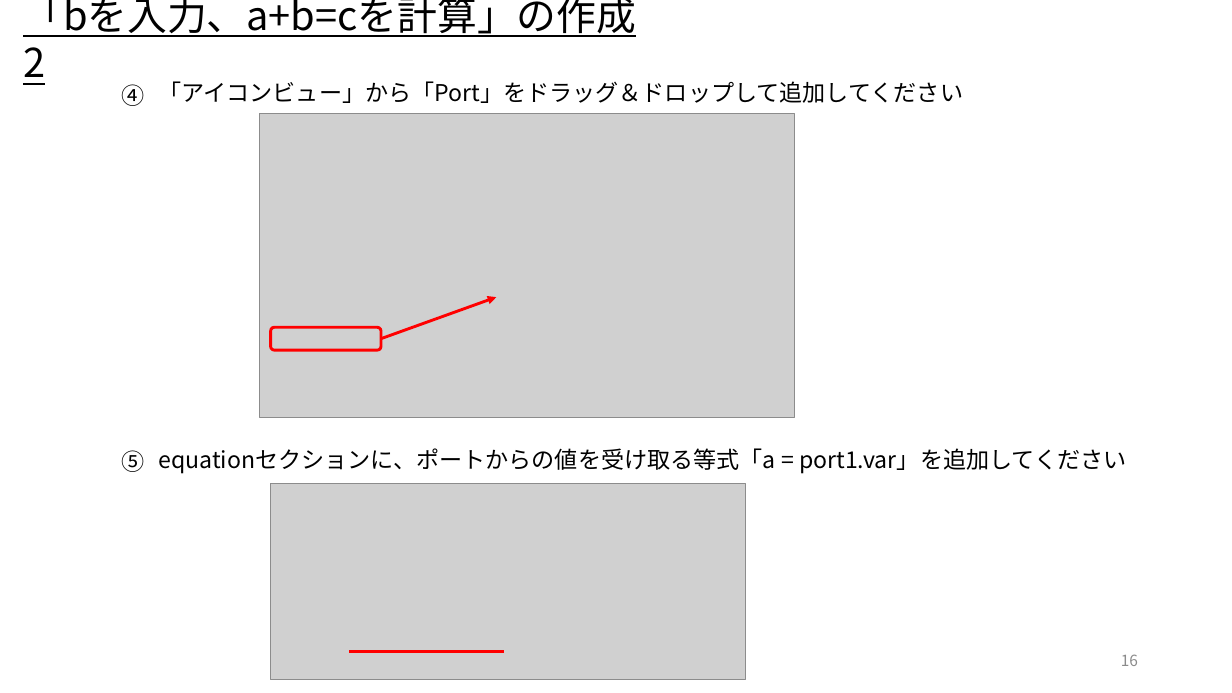
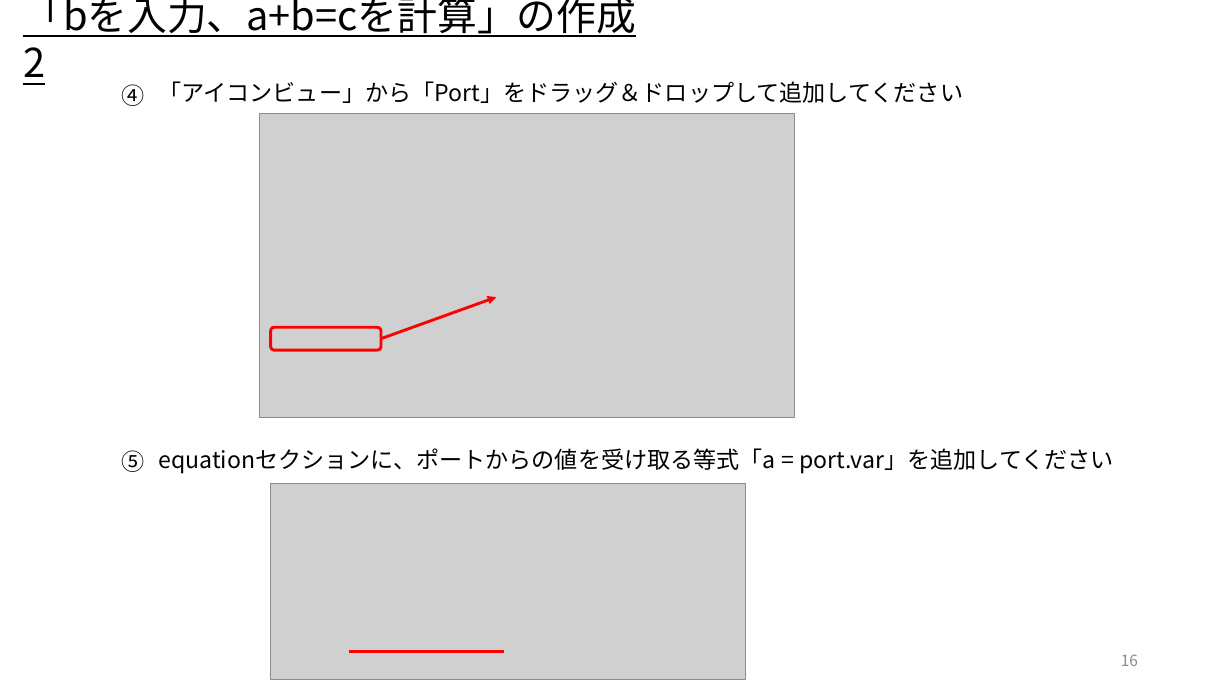
Before and after one commit to UedaShigenori/OpenModelica_Tutorials_Ja, a slide deck: slide 16 of 5_CustomizeModel3_OnePlusOne/OpenModelica_Tutorials_5.pptx. Drawn at 1232x693 pixels with LibreOffice and Linux fonts; fonts in the diff are those of the drawing; grey boxes stand for pictures. Boxes give left, top, right and bottom in pixels: in the first picture for what was removed or moved away, otherwise in the second. Text is boxed around its words. In the diff, an @@ line names an element or a change of style, - is before the commit and + after.

```diff
--- a/5_CustomizeModel3_OnePlusOne/OpenModelica_Tutorials_5.pptx
+++ b/5_CustomizeModel3_OnePlusOne/OpenModelica_Tutorials_5.pptx
@@ text at (x1=158, y1=448, x2=1114, y2=473): text changed @@
-equationセクションに、ポートからの値を受け取る等式「a = port1.var」を追加してください
+equationセクションに、ポートからの値を受け取る等式「a = port.var」を追加してください
```
Also in this commit, not shown: 2 other slides changed, 6 other files.
